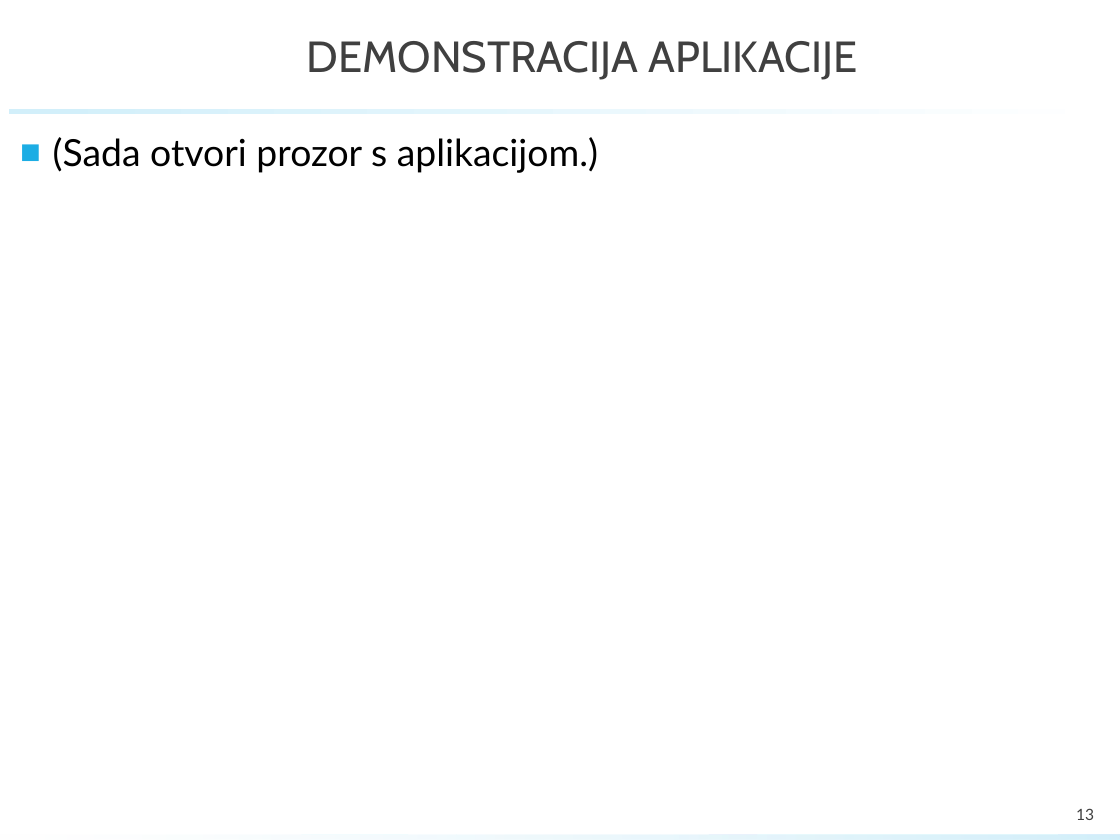
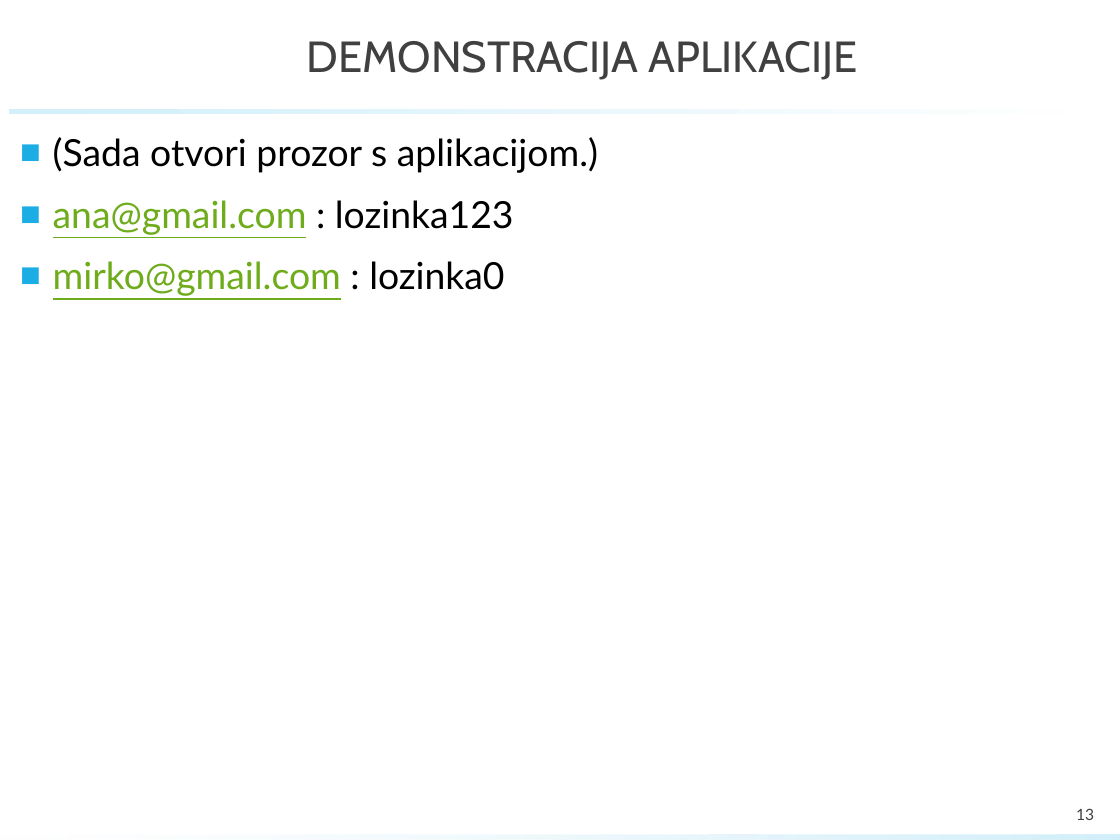
Before and after one commit to GolubIvan/Programsko-inzenjerstvo, a slide deck: slide 13 of PROINZ_TG11_4_eZgrada.pptx. Drawn at 1120x840 pixels with LibreOffice and Linux fonts; fonts in the diff are those of the drawing; background and template pictures are left out. Boxes give left, top, right and bottom in pixels: in the first picture for what was removed or moved away, otherwise in the second. Text is boxed around its words. In the diff, an @@ line names an element or a change of style, - is before the commit and + after.

```diff
--- a/PROINZ_TG11_4_eZgrada.pptx
+++ b/PROINZ_TG11_4_eZgrada.pptx
@@ text at [53,200,514,296]: paragraphs added @@
+■ ana@gmail.com : lozinka123
+■ mirko@gmail.com : lozinka0
```
Also in this commit, not shown: 6 other slides changed, 1 slide removed, 2 other files.
